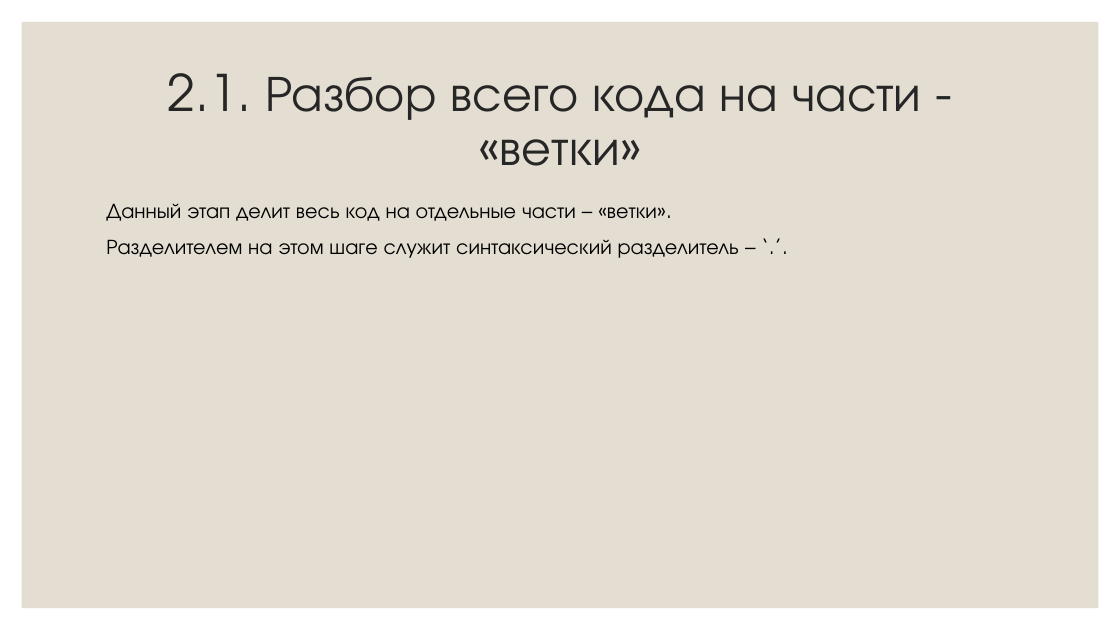
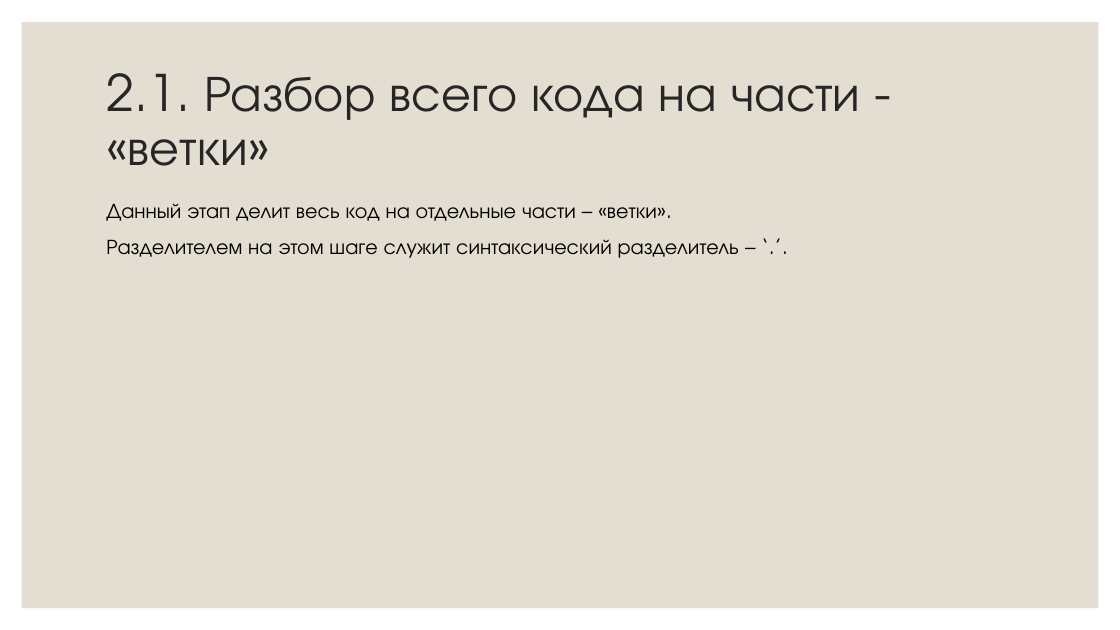
Before and after one commit to NemoNology/Programing-languages-theory, a slide deck: slide 20 of Lab-s/Translator/Presentation.pptx (slide 18 before the commit). Drawn at 1120x630 pixels with LibreOffice and Linux fonts; fonts in the diff are those of the drawing. Boxes give left, top, right and bottom in pixels: in the first picture for what was removed or moved away, otherwise in the second. Text is boxed around its words. In the diff, an @@ line names an element or a change of style, - is before the commit and + after.

```diff
--- a/Lab-s/Translator/Presentation.pptx
+++ b/Lab-s/Translator/Presentation.pptx
@@ title "2.1. Разбор всего кода на ..." at bbox=[106, 73, 861, 166]: alignment centre to left @@
```
Also in this commit, not shown: 7 other slides changed, 3 slides added, 2 slides removed.
